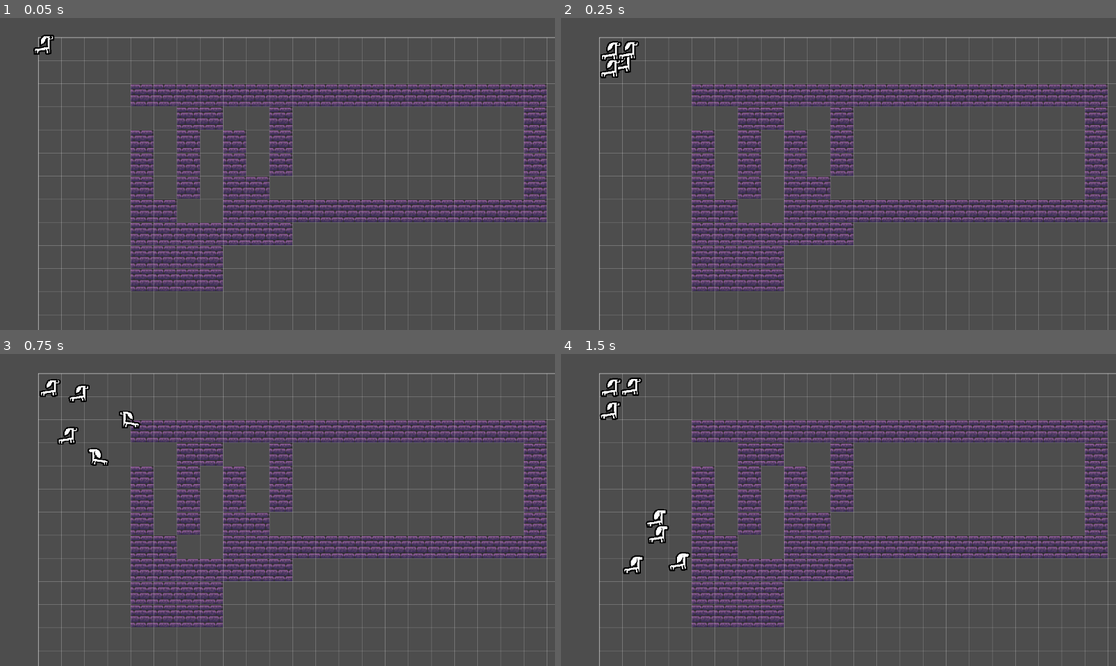
Above: before the commit, frames 1-4 (two rows, left to right).
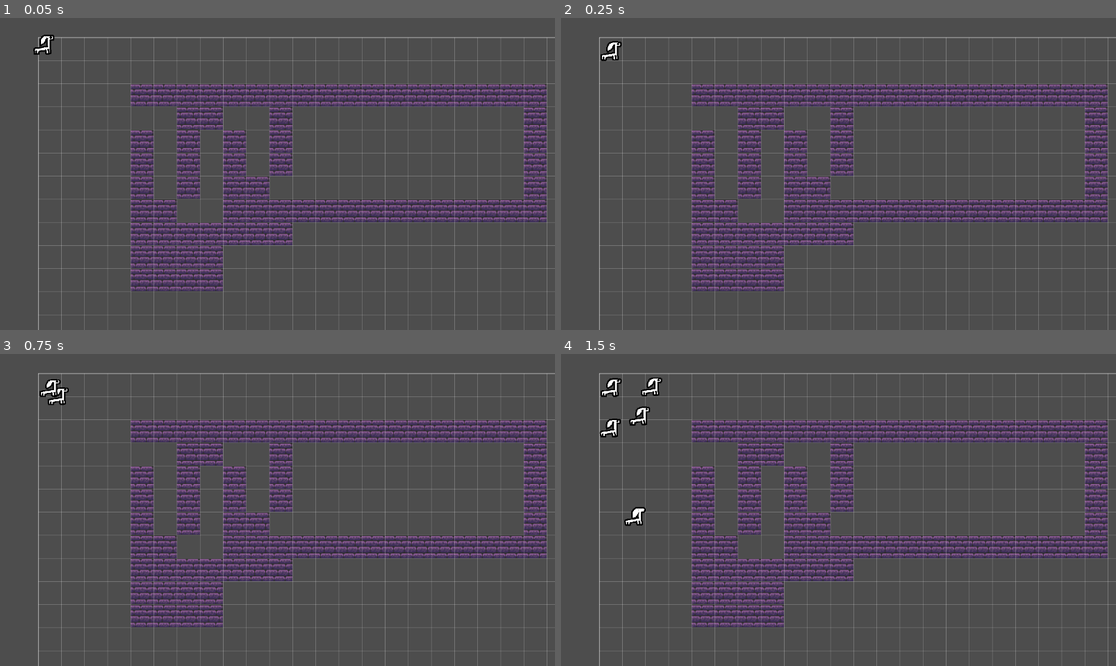
Above: after the commit, the same moments.

Repository: Blueflowerss/vpet-tempname
Game: Godot game, scene res://root.tscn
Two runs of this game, one before a commit and one after it. Both use one fixed random seed, a clock stepped at 60 frames per second and the inputs below.
Inputs (mouse positions are in pixels of both pictures, inside the frame that each line leads up to):
- Up to frame 1 (0.05 s): no input
- Up to frame 2 (0.25 s): no input
- Up to frame 3 (0.75 s): move the mouse to (399, 494) at 0.52 s; press the mouse at (399, 494) at 0.53 s
- Up to frame 4 (1.5 s): move the mouse to (727, 525) at 1.27 s; release the mouse at (727, 525) at 1.28 s; click (727, 525) at 1.35 s

Frame 1 is identical in both runs. In frame 2, 0.4% of the frame differs, in the area x 7-15%, y 7-20%; in frame 3, 0.7%; in frame 4, 1.4%, in the area x 6-24%, y 7-71%.

Commit message:
rework critter behaviour to operate on State Nodes

Diff:
--- a/critter.gd
+++ b/critter.gd
@@ -11,17 +11,8 @@
 var act_timer : float;
 var act_timer_length : float;
 #this gonna be a state machine thing
-var current_action : ACT;
-enum ACT {
-	IDLE,
-	MOVE,
-	FUN
-}
-var act_lengths : Dictionary[ACT,float] = {
-	ACT.IDLE: 0,
-	ACT.MOVE: 0.1,
-	ACT.FUN: 0.1
-}
+var current_action : BaseState.ACT;
+var assigned_states : Dictionary[BaseState.ACT,Node];
 signal has_moved;
 signal facing_back;
 signal facing_forward;
@@ -29,15 +20,17 @@
 signal facing_right;
 signal position_changed;
 
-func set_state(state: ACT) -> void:
+func set_state(state: BaseState.ACT) -> void:
+	if assigned_states.has(current_action):
+		assigned_states[current_action].process_mode = Node.PROCESS_MODE_DISABLED;
 	current_action = state;
-	act_timer_length = act_lengths[state];
+	assigned_states[state].process_mode = Node.PROCESS_MODE_ALWAYS;
 #setting up initial values
 func _ready() -> void:
 	current_terrarium = get_parent();
 	grid_position = Vector2i(0,0);
 	move_to_position = grid_position;
-	current_action = ACT.IDLE;
+	set_state(BaseState.ACT.THINK);
 func _physics_process(delta: float) -> void:
 	#decided to do animation here
 	#position = lerp(position,Vector2((grid_position * 64) + Vector2i(32,32)),delta*3);
@@ -53,48 +46,8 @@
 	act_timer = 0;
 	#standing around, checks if needs anything done, otherwise finds a random spot
 	#to walk to
-	match current_action:
-		ACT.IDLE:
-			# randomize duration of idle time whenever idle state becomes current state
-			act_lengths[ACT.IDLE] = randf_range(0.5, 6.0)
-			#is bored
-			#find a random spot near the critter
-			var random_near_spot : Vector2i = Vector2i(randi_range(-5,5),randi_range(-5,5));
-			#setting the random spot to move_to_spot
-			move_to_position = grid_position + random_near_spot;
-			#getting a path to the spot from A* pathfinding thingi
-			@warning_ignore("unsafe_method_access")
-			path_array = current_terrarium.pathfind_conditional(grid_position,abs(move_to_position),impassable_group_list).slice(1);
-			#time to move
-			set_state(ACT.MOVE);
-		ACT.MOVE:
-			#get the next position at the front
-			#if next pos is null (aka critter reached the destination, then change back to IDLE and don't change position)
-			if not path_array.front() or current_terrarium.are_entities_blocking_tile(path_array.front(),impassable_group_list):
-				set_state(ACT.IDLE);
-				emit_signal("position_changed");
-			else:
-				var next_position : Vector2i = path_array.pop_front();
-				last_position = grid_position;
-				grid_position = next_position;
-				emit_signal("has_moved");
-				var facing : Vector2 = (last_position-grid_position);
-				if facing.y > 0:
-					emit_signal("facing_back");
-				else:
-					emit_signal("facing_forward")
-				if facing.x == 1:
-					emit_signal("facing_left");
-				elif facing.x == -1:
-					emit_signal("facing_right");
-				set_state(ACT.MOVE);
-		ACT.FUN:
-			pass
-func _input(event: InputEvent) -> void:
-	#order your critters like a puppet master
-	if event.is_action_pressed("move"):
-		var id_path : Array[Vector2i] = current_terrarium.pathfind_conditional(
-			current_terrarium.tilemap.local_to_map(global_position),
-			current_terrarium.tilemap.local_to_map(get_global_mouse_position()),impassable_group_list).slice(1)
-		path_array = id_path;
-		set_state(ACT.MOVE);
+
+
+
+func _on_idle_state_change(STATE: String) -> void:
+	print(STATE)
--- a/critter.tscn
+++ b/critter.tscn
@@ -1,9 +1,12 @@
-[gd_scene load_steps=9 format=3 uid="uid://do7gg7hroa4mi"]
+[gd_scene load_steps=12 format=3 uid="uid://do7gg7hroa4mi"]
 
 [ext_resource type="Script" uid="uid://cjl1bs5857s6j" path="res://critter.gd" id="1_ydhak"]
 [ext_resource type="Texture2D" uid="uid://h4nxmt7jh1j1" path="res://graphics/critter1-back.png" id="2_l11x4"]
 [ext_resource type="Texture2D" uid="uid://dcx3um5kqdui8" path="res://graphics/critter1.png" id="3_c2etd"]
 [ext_resource type="Script" uid="uid://cooxdgdg2oy4v" path="res://critter_animated_sprite_2d.gd" id="3_l11x4"]
+[ext_resource type="Script" uid="uid://d3p40agocuxgx" path="res://states/think_state.gd" id="5_xts2v"]
+[ext_resource type="Script" uid="uid://bhyvj0r2wil83" path="res://states/wander_state.gd" id="6_202f7"]
+[ext_resource type="Script" uid="uid://twre0qe073q1" path="res://states/move_state.gd" id="7_lr5tc"]
 
 [sub_resource type="SpriteFrames" id="SpriteFrames_ydhak"]
 animations = [{
@@ -76,7 +79,22 @@
 }
 autoplay = "back_idle"
 
+[node name="CRITTER_THINK" type="Node" parent="." groups=["StateMachineState"]]
+process_mode = 4
+script = ExtResource("5_xts2v")
+
+[node name="CRITTER_WANDER" type="Node" parent="." groups=["StateMachineState"]]
+process_mode = 4
+script = ExtResource("6_202f7")
+
+[node name="CRITTER_MOVE" type="Node" parent="." groups=["StateMachineState"]]
+process_mode = 4
+script = ExtResource("7_lr5tc")
+
 [connection signal="facing_back" from="." to="critter_AnimatedSprite2D" method="_on_critter_facing_back"]
 [connection signal="facing_forward" from="." to="critter_AnimatedSprite2D" method="_on_critter_facing_forward"]
 [connection signal="facing_left" from="." to="critter_AnimatedSprite2D" method="_on_critter_facing_left"]
 [connection signal="facing_right" from="." to="critter_AnimatedSprite2D" method="_on_critter_facing_right"]
+[connection signal="state_change" from="CRITTER_THINK" to="." method="_on_critter_idle_state_change"]
+[connection signal="state_change" from="CRITTER_WANDER" to="." method="_on_critter_idle_state_change"]
+[connection signal="state_change" from="CRITTER_MOVE" to="." method="_on_critter_idle_state_change"]
--- /dev/null
+++ b/states/base_state.gd
@@ -0,0 +1,26 @@
+extends Node
+class_name BaseState
+enum ACT {
+	IDLE,
+	MOVE,
+	FUN,
+	THINK,
+	WANDER,
+	NONE
+}
+const act_lengths : Dictionary[ACT,float] = {
+	ACT.IDLE: 0,
+	ACT.MOVE: 0.1,
+	ACT.FUN: 0.1
+}
+var state_time : float = 0;
+var state_time_limit : float = 1;
+var state_id : ACT = ACT.NONE;
+signal state_change(STATE : String);
+var entity : Critter;
+func _ready() -> void:
+	entity = get_parent();
+	entity.assigned_states[state_id] = self;
+
+func _process(delta: float) -> void:
+	print(entity);
--- /dev/null
+++ b/states/critter_states/critter_state.gd
@@ -0,0 +1,12 @@
+extends BaseState
+class_name CritterState
+func _process(delta: float) -> void:
+	pass
+func _input(event: InputEvent) -> void:
+	#order your critters like a puppet master
+	if event.is_action_pressed("move"):
+		var id_path : Array[Vector2i] = entity.current_terrarium.pathfind_conditional(
+			entity.current_terrarium.tilemap.local_to_map(entity.global_position),
+			entity.current_terrarium.tilemap.local_to_map(entity.get_global_mouse_position()),entity.impassable_group_list).slice(1)
+		entity.path_array = id_path;
+		entity.set_state(ACT.MOVE);
--- /dev/null
+++ b/states/move_state.gd
@@ -0,0 +1,30 @@
+extends CritterState
+
+func _init() -> void:
+	state_id = ACT.MOVE;
+	state_time_limit = 0.1
+
+func _process(delta: float) -> void:
+	if state_time < state_time_limit:
+		state_time += delta;
+		return
+	state_time = 0;
+	#get the next position at the front
+	#if next pos is null (aka critter reached the destination, then change back to IDLE and don't change position)
+	if not entity.path_array.front() or entity.current_terrarium.are_entities_blocking_tile(entity.path_array.front(),entity.impassable_group_list):
+		entity.set_state(ACT.THINK);
+		emit_signal("position_changed");
+	else:
+		var next_position : Vector2i = entity.path_array.pop_front();
+		entity.last_position = entity.grid_position;
+		entity.grid_position = next_position;
+		entity.emit_signal("has_moved");
+		var facing : Vector2 = (entity.last_position-entity.grid_position);
+		if facing.y > 0:
+			entity.emit_signal("facing_back");
+		else:
+			entity.emit_signal("facing_forward")
+		if facing.x == 1:
+			entity.emit_signal("facing_left");
+		elif facing.x == -1:
+			entity.emit_signal("facing_right");
--- /dev/null
+++ b/states/think_state.gd
@@ -0,0 +1,12 @@
+extends CritterState
+
+func _init() -> void:
+	state_id = ACT.THINK;
+
+func _process(delta: float) -> void:
+	if state_time < state_time_limit:
+		state_time += delta;
+		return
+	state_time = 0;
+	state_time_limit = randf_range(1,10);
+	entity.set_state(ACT.WANDER);
--- /dev/null
+++ b/states/wander_state.gd
@@ -0,0 +1,18 @@
+extends CritterState
+
+func _init() -> void:
+	state_id = ACT.WANDER;
+
+func _process(delta: float) -> void:
+		# randomize duration of idle time whenever idle state becomes current state
+		#is bored
+		#find a random spot near the critter
+		var random_near_spot : Vector2i = Vector2i(randi_range(-5,5),randi_range(-5,5));
+		#setting the random spot to move_to_spot
+		entity.move_to_position = entity.grid_position + random_near_spot;
+		#getting a path to the spot from A* pathfinding thingi
+		@warning_ignore("unsafe_method_access")
+		entity.path_array = entity.current_terrarium.pathfind_conditional(entity.grid_position,abs(entity.move_to_position),entity.impassable_group_list).slice(1);
+		#time to move
+		emit_signal("state_change","MOVE");
+		entity.set_state(ACT.MOVE);
Not shown, added: states/base_state.gd.uid
Not shown, added: states/critter_states/critter_state.gd.uid
Not shown, added: states/move_state.gd.uid
Not shown, added: states/think_state.gd.uid
Not shown, added: states/wander_state.gd.uid
